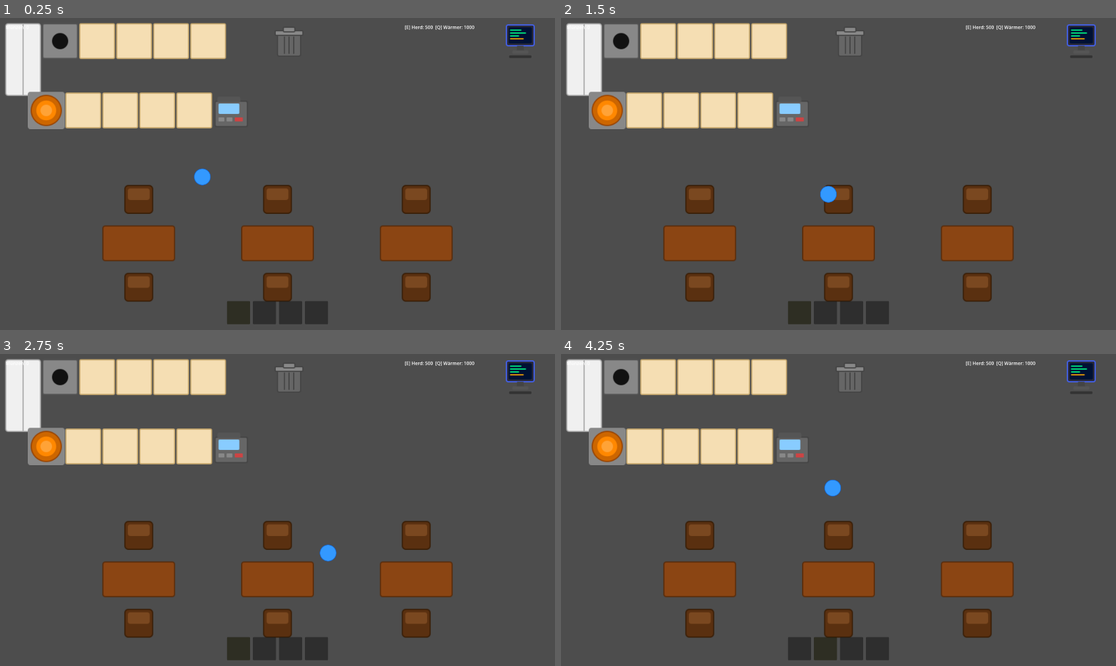
Above: before the commit, frames 1-4 (two rows, left to right).
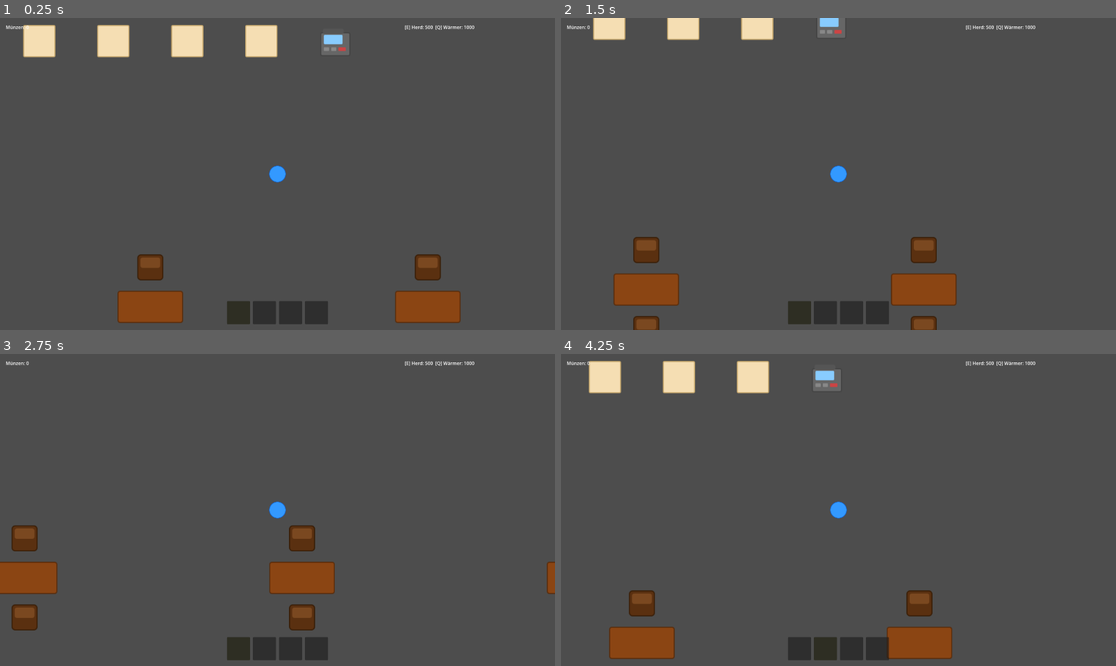
Above: after the commit, the same moments.

Repository: Grakvaloth/be-your-own-food
Game: Godot game, scene res://scenes/Main.tscn
Two runs of this game, one before a commit and one after it. Both use one fixed random seed, a clock stepped at 60 frames per second and the inputs below.
Inputs (mouse positions are in pixels of both pictures, inside the frame that each line leads up to):
- Up to frame 1 (0.25 s): no input
- Up to frame 2 (1.5 s): tap Enter at 0.5 s; move the mouse to (960, 158) at 0.52 s; hold D (move_right) 0.53-1.28 s; tap E (interact) at 0.6 s; tap Q (interact_alt) at 0.8, 1.35 s; move the mouse to (727, 189) at 1.27 s; hold S (move_down) from 1.28 s (still down)
- Up to frame 3 (2.75 s): tap E (interact) at 1.55, 2.1 s; move the mouse to (333, 441) at 2.02 s; release S (move_down) at 2.03 s; hold D (move_right) from 2.03 s (still down); tap Q (interact_alt) at 2.3 s
- Up to frame 4 (4.25 s): move the mouse to (810, 572) at 2.77 s; release D (move_right) at 2.78 s; hold W (move_up) 2.78-3.53 s; tap Q (interact_alt) at 2.85, 3.8 s; tap E (interact) at 3.05 s; move the mouse to (1005, 556) at 3.52 s; hold A (move_left) from 3.53 s (still down); tap Mouse wheel down (scroll_down) at 3.6 s

The runs differ from the first frame. In frame 1, 20% of the frame differs, in the area x 0-97%, y 1-98%; in frame 2, 21%, in the area x 0-97%, y 0-100%; in frame 3, 20%; in frame 4, 20%.
Error before the commit: Parse Error: Cannot infer the type of "pos" variable because the value doesn't have a set type. (res://scripts/main.gd:129)

Commit message:
Double world size, camera follows player, objects ~10% smaller
- Camera2D added to Player (auto-follows player through world)
- All positions doubled (world 3840x2200 vs 1920x1080 viewport)
- Object scale 2.0 → 1.8 (~10% smaller than before)
- AISLE_X 300 → 600, guest spawn/exit positions doubled
- Queue positions doubled: y=880, x=1600 down to x=160
- Navigation polygon updated for new world size

Co-Authored-By: Claude Sonnet 4.6 <noreply@anthropic.com>

Diff:
--- a/scenes/Main.tscn
+++ b/scenes/Main.tscn
@@ -16,7 +16,7 @@
 size = Vector2(64, 128)
 
 [sub_resource type="NavigationPolygon" id="NavigationPolygon_main1"]
-vertices = PackedVector2Array(-200, 400, 1920, 400, 1920, 1080, -200, 1080)
+vertices = PackedVector2Array(-400, 800, 3840, 800, 3840, 2200, -400, 2200)
 polygons = [PackedInt32Array(0, 1, 2, 3)]
 
 [node name="Main" type="Node2D"]
@@ -26,8 +26,8 @@
 navigation_polygon = SubResource("NavigationPolygon_main1")
 
 [node name="Fridge" type="StaticBody2D" parent="."]
-position = Vector2(80, 144)
-scale = Vector2(2, 2)
+position = Vector2(160, 288)
+scale = Vector2(1.8, 1.8)
 collision_layer = 2
 collision_mask = 0
 script = ExtResource("6_main1")
@@ -39,71 +39,71 @@
 shape = SubResource("RectangleShape2D_fridge")
 
 [node name="Stove1" parent="." instance=ExtResource("2_main1")]
-position = Vector2(208, 80)
-scale = Vector2(2, 2)
+position = Vector2(416, 160)
+scale = Vector2(1.8, 1.8)
 
 [node name="StoveSlot1" parent="." instance=ExtResource("7_main1")]
-position = Vector2(336, 80)
-scale = Vector2(2, 2)
+position = Vector2(672, 160)
+scale = Vector2(1.8, 1.8)
 
 [node name="StoveSlot2" parent="." instance=ExtResource("7_main1")]
-position = Vector2(464, 80)
-scale = Vector2(2, 2)
+position = Vector2(928, 160)
+scale = Vector2(1.8, 1.8)
 
 [node name="StoveSlot3" parent="." instance=ExtResource("7_main1")]
-position = Vector2(592, 80)
-scale = Vector2(2, 2)
+position = Vector2(1184, 160)
+scale = Vector2(1.8, 1.8)
 
 [node name="StoveSlot4" parent="." instance=ExtResource("7_main1")]
-position = Vector2(720, 80)
-scale = Vector2(2, 2)
+position = Vector2(1440, 160)
+scale = Vector2(1.8, 1.8)
 
 [node name="Trash" parent="." instance=ExtResource("8_main1")]
-position = Vector2(1000, 80)
-scale = Vector2(2, 2)
+position = Vector2(2000, 160)
+scale = Vector2(1.8, 1.8)
 
 [node name="UpgradeComputer" parent="." instance=ExtResource("11_main1")]
-position = Vector2(1800, 80)
-scale = Vector2(2, 2)
+position = Vector2(3600, 160)
+scale = Vector2(1.8, 1.8)
 
 [node name="WarmingPlate1" parent="." instance=ExtResource("10_main1")]
-position = Vector2(160, 320)
-scale = Vector2(2, 2)
+position = Vector2(320, 640)
+scale = Vector2(1.8, 1.8)
 
 [node name="WarmerSlot1" parent="." instance=ExtResource("7_main1")]
-position = Vector2(288, 320)
-scale = Vector2(2, 2)
+position = Vector2(576, 640)
+scale = Vector2(1.8, 1.8)
 
 [node name="WarmerSlot2" parent="." instance=ExtResource("7_main1")]
-position = Vector2(416, 320)
-scale = Vector2(2, 2)
+position = Vector2(832, 640)
+scale = Vector2(1.8, 1.8)
 
 [node name="WarmerSlot3" parent="." instance=ExtResource("7_main1")]
-position = Vector2(544, 320)
-scale = Vector2(2, 2)
+position = Vector2(1088, 640)
+scale = Vector2(1.8, 1.8)
 
 [node name="WarmerSlot4" parent="." instance=ExtResource("7_main1")]
-position = Vector2(672, 320)
-scale = Vector2(2, 2)
+position = Vector2(1344, 640)
+scale = Vector2(1.8, 1.8)
 
 [node name="CashRegister" parent="." instance=ExtResource("9_main1")]
-position = Vector2(800, 320)
-scale = Vector2(2, 2)
+position = Vector2(1600, 640)
+scale = Vector2(1.8, 1.8)
 
 [node name="Table1" parent="." instance=ExtResource("1_main1")]
-position = Vector2(480, 780)
-scale = Vector2(2, 2)
+position = Vector2(960, 1560)
+scale = Vector2(1.8, 1.8)
 
 [node name="Table2" parent="." instance=ExtResource("1_main1")]
-position = Vector2(960, 780)
-scale = Vector2(2, 2)
+position = Vector2(1920, 1560)
+scale = Vector2(1.8, 1.8)
 
 [node name="Table3" parent="." instance=ExtResource("1_main1")]
-position = Vector2(1440, 780)
-scale = Vector2(2, 2)
+position = Vector2(2880, 1560)
+scale = Vector2(1.8, 1.8)
 
 [node name="Player" parent="." instance=ExtResource("3_main1")]
-position = Vector2(700, 550)
+position = Vector2(1400, 1100)
 
 [node name="HUD" type="CanvasLayer" parent="."]
 
--- a/scenes/Player.tscn
+++ b/scenes/Player.tscn
@@ -25,6 +25,8 @@
 
 [node name="CollisionShape2D" type="CollisionShape2D" parent="InteractArea"]
 shape = SubResource("CircleShape2D_play2")
+
+[node name="Camera2D" type="Camera2D" parent="."]
 
 [node name="InteractHint" type="Label" parent="."]
 position = Vector2(-10, -60)
--- a/scripts/guest.gd
+++ b/scripts/guest.gd
@@ -6,7 +6,7 @@
 const EAT_DURATION := 10.0
 const ORDER_WAIT := 30.0
 const FOOD_WAIT := 60.0
-const AISLE_X := 300.0
+const AISLE_X := 600.0
 
 var state := State.ENTERING
 var current_order := "burger"
@@ -49,7 +49,7 @@
 			if _eat_timer <= 0.0:
 				$FoodSprite.visible = false
 				state = State.LEAVING
-				_walk_target = Vector2(-80, 900)
+				_walk_target = Vector2(-160, 1800)
 
 func walk_to_queue(pos: Vector2) -> void:
 	_walk_target = pos
@@ -115,7 +115,7 @@
 	$TimerBar.visible = false
 	get_parent().guest_left_early(self)
 	state = State.LEAVING
-	_walk_target = Vector2(-80, 900)
+	_walk_target = Vector2(-160, 1800)
 
 func can_interact(player: CharacterBody2D) -> bool:
 	if state == State.EATING:
--- a/scripts/main.gd
+++ b/scripts/main.gd
@@ -4,11 +4,11 @@
 const MAX_GUESTS := 6
 const POINTS_PER_GUEST := 100
 const QUEUE_POSITIONS := [
-	Vector2(800, 440),
-	Vector2(620, 440),
-	Vector2(440, 440),
-	Vector2(260, 440),
-	Vector2(80, 440),
+	Vector2(1600, 880),
+	Vector2(1240, 880),
+	Vector2(880, 880),
+	Vector2(520, 880),
+	Vector2(160, 880),
 ]
 
 var score := 0
@@ -48,7 +48,7 @@
 		return
 	var g: CharacterBody2D = preload("res://scenes/Guest.tscn").instantiate()
 	var queue_pos := _queue.size()
-	g.global_position = Vector2(-80, 440)
+	g.global_position = Vector2(-160, 880)
 	g.queue_index = queue_pos
 	add_child(g)
 	_guests.append(g)
@@ -126,7 +126,7 @@
 	return true
 
 func _replace_with_stove(slot: Node) -> void:
-	var pos := slot.global_position
+	var pos: Vector2 = (slot as Node2D).global_position
 	slot.queue_free()
 	var stove: Node = preload("res://scenes/Stove.tscn").instantiate()
 	stove.scale = Vector2(2, 2)
@@ -134,7 +134,7 @@
 	stove.global_position = pos
 
 func _replace_with_warmer(slot: Node) -> void:
-	var pos := slot.global_position
+	var pos: Vector2 = (slot as Node2D).global_position
 	slot.queue_free()
 	var warmer: Node = preload("res://scenes/WarmingPlate.tscn").instantiate()
 	warmer.scale = Vector2(2, 2)
--- a/scripts/upgrade_computer.gd
+++ b/scripts/upgrade_computer.gd
@@ -1,14 +1,14 @@
 extends StaticBody2D
 
 func can_interact(player: CharacterBody2D) -> bool:
-	var cost := get_parent().get_stove_upgrade_cost()
+	var cost: int = get_parent().get_stove_upgrade_cost()
 	return cost >= 0 and get_parent().score >= cost
 
 func on_player_interact(_player: CharacterBody2D) -> void:
 	get_parent().buy_stove_upgrade()
 
 func can_interact_alt(player: CharacterBody2D) -> bool:
-	var cost := get_parent().get_warmer_upgrade_cost()
+	var cost: int = get_parent().get_warmer_upgrade_cost()
 	return cost >= 0 and get_parent().score >= cost
 
 func on_player_interact_alt(_player: CharacterBody2D) -> void:
Not shown, added: assets/upgrade_computer.svg.import
Not shown, added: scripts/upgrade_computer.gd.uid
